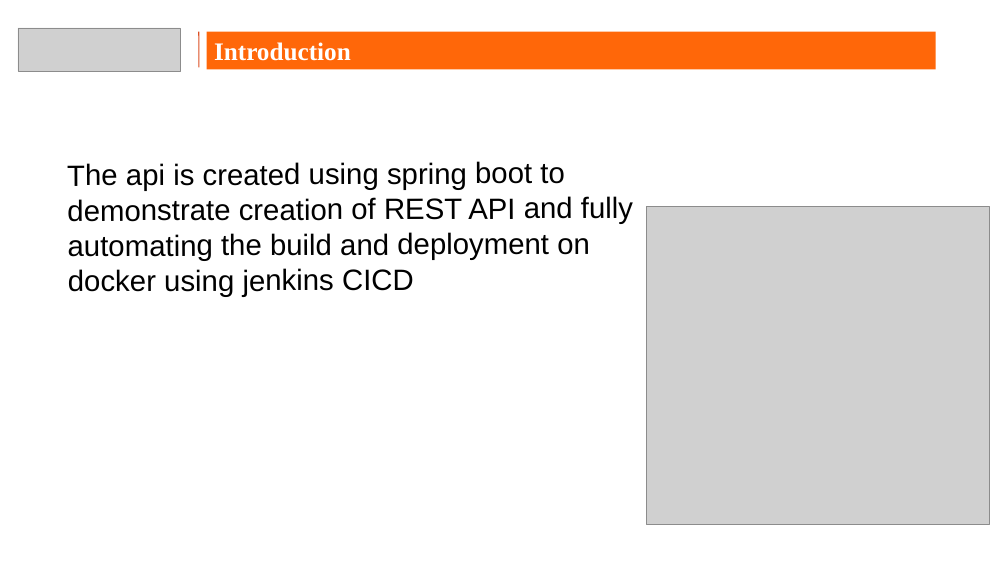
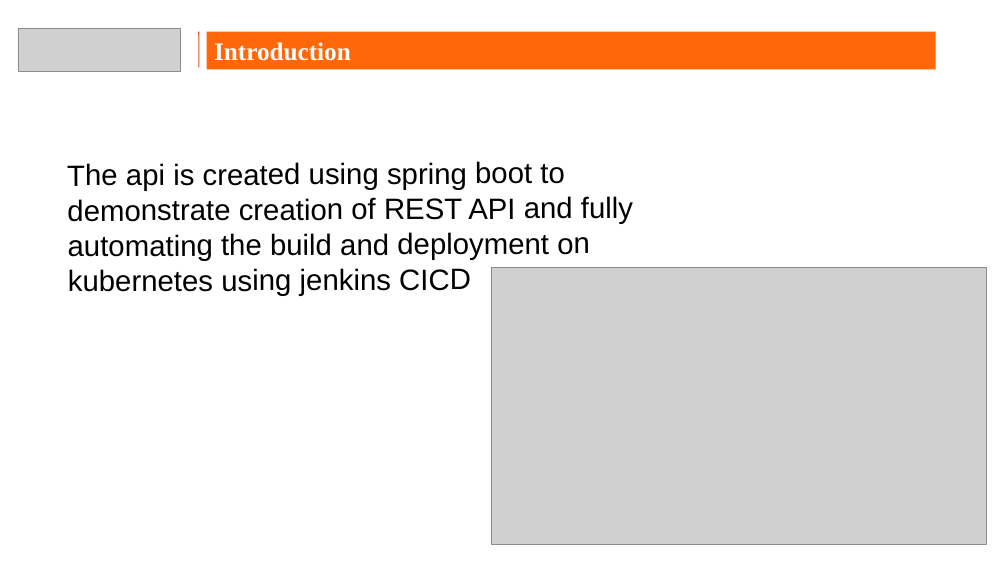
Before and after one commit to satanpotato98/HDFC-Capstone-Project, a slide deck: slide 3 of Capstone Project.pptx. Drawn at 1008x567 pixels with LibreOffice and Linux fonts; fonts in the diff are those of the drawing; grey boxes stand for pictures; background and template pictures are left out. Boxes give left, top, right and bottom in pixels: in the first picture for what was removed or moved away, otherwise in the second. Text is boxed around its words. In the diff, an @@ line names an element or a change of style, - is before the commit and + after.

```diff
--- a/Capstone Project.pptx
+++ b/Capstone Project.pptx
@@ text at (67, 161, 633, 296): text changed @@
-The api is created using spring boot to demonstrate creation of REST API and fully automating the build and deployment on docker using jenkins CICD
+The api is created using spring boot to demonstrate creation of REST API and fully automating the build and deployment on kubernetes using jenkins CICD
@@ picture: place and size @@
-picture at (647, 206, 990, 525)
+picture at (492, 268, 987, 544)
```
Also in this commit, not shown: 2 other slides changed, 7 other files.
